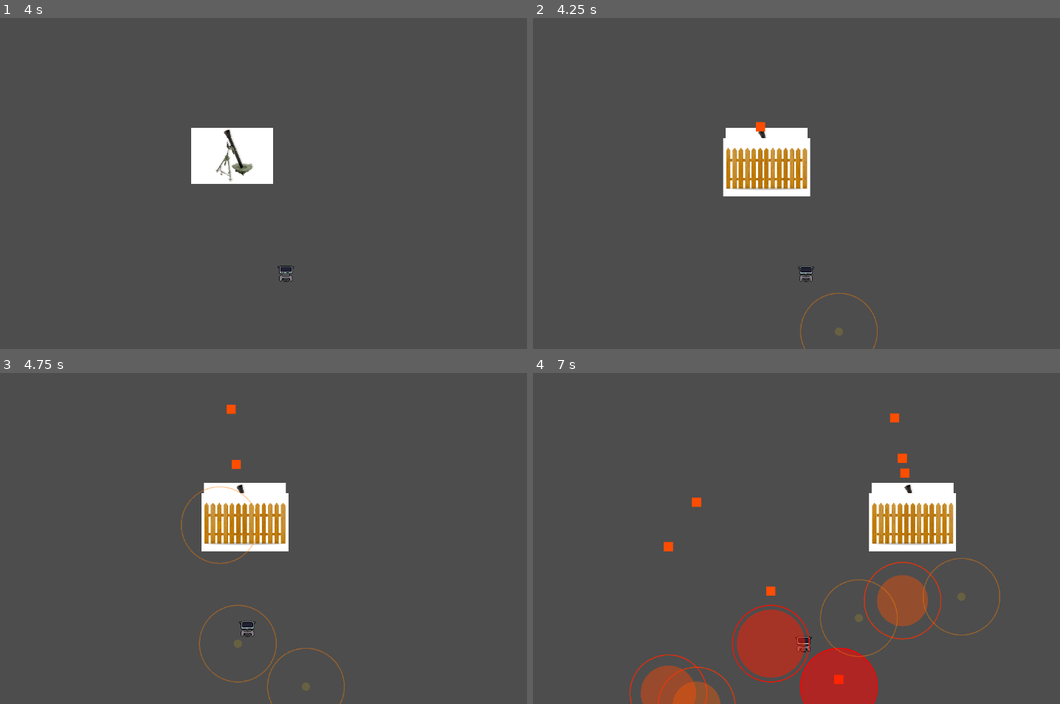
Above: before the commit, frames 1-4 (two rows, left to right).
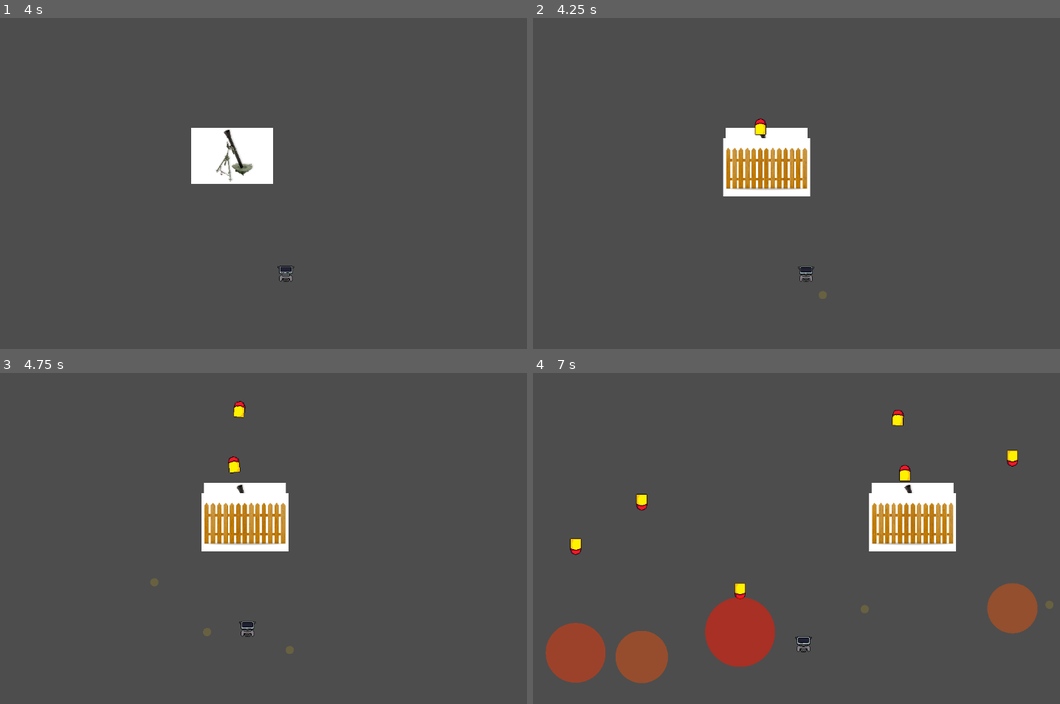
Above: after the commit, the same moments.

Repository: TheBlob35/Clanker-game
Game: Godot game, scene res://Boss Fights/Fight 1/Fight1.tscn
The game is run twice, just before and just after one commit, with the same random seed, the same clock (stepped at 60 frames per second) and the same inputs. This scene is started directly instead of the project's main scene.
Inputs:
- Up to frame 1 (4 s): tap Enter at 0.5 s; hold D (Right) 0.53-1.28 s; hold S (Down) 1.28-2.03 s; hold D (Right) 2.03-2.78 s; hold W (Up) 2.78-3.53 s; hold A (Left) from 3.53 s (still down)
- Up to frame 2 (4.25 s): keep holding A (Left)
- Up to frame 3 (4.75 s): keep holding A (Left)
- Up to frame 4 (7 s): release A (Left) at 5.03 s; hold S (Down) 5.03-5.78 s; hold D (Right) 5.78-6.53 s; hold W (Up) from 6.53 s (still down)

Frame 1 is identical in both runs. In frame 2, 0.2% of the frame differs, in the area x 42-66%, y 30-100%; in frame 3, 0.8%; in frame 4, 12%, in the area x 2-99%, y 11-100%.

Commit message:
Reorganize boss files into subfolders, add tracker skeleton
- Move bullet, mortar, warning into Bullet/ Mortar/ subfolders
- Add Tracker/ folder with tracker scene skeleton
- Fix preload paths in boss.gd to match new structure
- Fix mortar xSpeed init moved to _ready(), add rotation to movement
- Phase 3 skeleton, gatling burst/reload, mortar target uses arena bounds

Co-Authored-By: Claude Sonnet 4.6 <noreply@anthropic.com>

Diff:
--- a/clanker-game/Bosses/Boss 1/bullet.tscn
+++ b/clanker-game/Bosses/Boss 1/Bullet/bullet.tscn
@@ -1,6 +1,6 @@
 [gd_scene format=3 uid="uid://c36hmi17tmi1o"]
 
-[ext_resource type="Script" uid="uid://drwqsfyjprfw1" path="res://Bosses/Boss 1/bullet.gd" id="1_rovkg"]
+[ext_resource type="Script" uid="uid://drwqsfyjprfw1" path="res://Bosses/Boss 1/Bullet/bullet.gd" id="1_rovkg"]
 
 [sub_resource type="RectangleShape2D" id="RectangleShape2D_r4rtx"]
 size = Vector2(30, 3)
--- a/clanker-game/Bosses/Boss 1/mortar_bullet.gd
+++ b/clanker-game/Bosses/Boss 1/Mortar/mortar_bullet.gd
@@ -1,6 +1,7 @@
 extends Area2D
 
 const UP_SPEED = 500.0
+const HORIZONTAL_SPEED_RANGE = 100.0
 const DOWN_SPEED = 400.0
 const UP_TIME = 0.5
 const BLAST_RADIUS = 75.0
@@ -8,15 +9,17 @@
 
 var damage := 30
 var target_pos := Vector2.ZERO
+var xSpeed := 0.0
 
 var _timer := 0.0
 var _falling := false
 var _player: CharacterBody2D = null
 var _warning: Node2D = null
 
-const WARNING_SCRIPT = preload("res://Bosses/Boss 1/mortar_warning.gd")
+const WARNING_SCRIPT = preload("res://Bosses/Boss 1/Mortar/mortar_warning.gd")
 
 func _ready():
+	xSpeed = randf_range(-HORIZONTAL_SPEED_RANGE, HORIZONTAL_SPEED_RANGE)
 	_player = get_tree().get_first_node_in_group("player")
 
 	_warning = Node2D.new()
@@ -27,14 +30,16 @@
 
 func _physics_process(delta):
 	_timer += delta
-
 	if not _falling:
 		position.y -= UP_SPEED * delta
+		position.x -= xSpeed * delta
+		rotation = Vector2(-xSpeed, -UP_SPEED).angle()
 		if _timer >= UP_TIME:
 			_falling = true
 			global_position = Vector2(target_pos.x, FALL_START_Y)
 	else:
 		position.y += DOWN_SPEED * delta
+		rotation = Vector2(0, DOWN_SPEED).angle()
 		var fall_progress = (global_position.y - FALL_START_Y) / (target_pos.y - FALL_START_Y)
 		if _warning:
 			_warning.set_progress(fall_progress)
--- /dev/null
+++ b/clanker-game/Bosses/Boss 1/Mortar/mortar_bullet.tscn
@@ -0,0 +1,20 @@
+[gd_scene format=3 uid="uid://dik3ml4tbokoj"]
+
+[ext_resource type="Script" uid="uid://disrq5hdbua0y" path="res://Bosses/Boss 1/Mortar/mortar_bullet.gd" id="1_842wy"]
+[ext_resource type="Texture2D" uid="uid://cigtoyja3qfon" path="res://Bosses/Boss 1/Mortar/pixil-frame-0.png" id="2_vvjgs"]
+
+[sub_resource type="RectangleShape2D" id="RectangleShape2D_mortar"]
+size = Vector2(25, 22)
+
+[node name="Area2D" type="Area2D" unique_id=2012489483]
+script = ExtResource("1_842wy")
+
+[node name="CollisionShape2D" type="CollisionShape2D" parent="." unique_id=2123316850]
+position = Vector2(-3.5, 0)
+shape = SubResource("RectangleShape2D_mortar")
+
+[node name="Sprite2D" type="Sprite2D" parent="." unique_id=1460519845]
+rotation = -1.5707964
+texture = ExtResource("2_vvjgs")
+
+[node name="Area2D" type="Area2D" parent="." unique_id=1207958287]
--- a/clanker-game/Bosses/Boss 1/mortar_warning.gd
+++ b/clanker-game/Bosses/Boss 1/Mortar/mortar_warning.gd
@@ -6,9 +6,7 @@
 func _draw():
 	var r = lerp(8.0, max_radius, progress)
 	var fill_color = Color(1.0, lerp(0.85, 0.0, progress), 0.0, lerp(0.15, 0.55, progress))
-	var ring_color = Color(1.0, lerp(0.5, 0.0, progress), 0.0, lerp(0.4, 1.0, progress))
 	draw_circle(Vector2.ZERO, r, fill_color)
-	draw_arc(Vector2.ZERO, max_radius, 0.0, TAU, 48, ring_color, 2.0)
 
 func set_progress(p: float):
 	progress = clamp(p, 0.0, 1.0)
--- /dev/null
+++ b/clanker-game/Bosses/Boss 1/Tracker/tracker.gd
@@ -0,0 +1,24 @@
+extends Area2D
+
+const SPEED = 300.0
+const LIFETIME = 4.0
+
+var direction := Vector2.ZERO
+var damage := 10
+
+var _age := 0.0
+
+func _ready():
+	body_entered.connect(_on_body_entered)
+	rotation = direction.angle()
+
+func _physics_process(delta):
+	position += direction * SPEED * delta
+	_age += delta
+	if _age >= LIFETIME:
+		queue_free()
+
+func _on_body_entered(body):
+	if body.is_in_group("player"):
+		body.take_damage(damage)
+		queue_free()
--- /dev/null
+++ b/clanker-game/Bosses/Boss 1/Tracker/tracker.tscn
@@ -0,0 +1,20 @@
+[gd_scene format=3 uid="uid://db73pq54vipw"]
+
+[ext_resource type="Script" uid="uid://bdhtru77nqdjr" path="res://Bosses/Boss 1/Tracker/tracker.gd" id="1_tcf3h"]
+
+[sub_resource type="RectangleShape2D" id="RectangleShape2D_neq7y"]
+size = Vector2(30, 3)
+
+[node name="Tracker" type="Area2D" unique_id=1987495123]
+script = ExtResource("1_tcf3h")
+
+[node name="ColorRect" type="ColorRect" parent="." unique_id=641204400]
+offset_right = 3.0
+offset_bottom = 3.0
+color = Color(1, 0, 0, 1)
+
+[node name="CollisionShape2D" type="CollisionShape2D" parent="." unique_id=1580502487]
+visible = false
+position = Vector2(1.5, 1.5)
+scale = Vector2(0.1, 1)
+shape = SubResource("RectangleShape2D_neq7y")
--- a/clanker-game/Bosses/Boss 1/boss.gd
+++ b/clanker-game/Bosses/Boss 1/boss.gd
@@ -37,8 +37,8 @@
 @onready var barrel: Marker2D = $Marker2D
 @onready var shield: Area2D = $Area2D
 
-const BULLET = preload("res://Bosses/Boss 1/bullet.tscn")
-const MORTAR_BULLET = preload("res://Bosses/Boss 1/mortar_bullet.tscn")
+const BULLET = preload("res://Bosses/Boss 1/Bullet/bullet.tscn")
+const MORTAR_BULLET = preload("res://Bosses/Boss 1/Mortar/mortar_bullet.tscn")
 
 func _ready():
 	player = get_tree().get_first_node_in_group("player")
@@ -132,7 +132,10 @@
 func _phase_three(delta):
 	# TODO: movement (faster sweeps?)
 	# TODO: attack pattern
+	match _move_state:
+		pass
 	pass
+
 
 func _start_sweep():
 	_sweep_time = randf_range(2, 3.5)
@@ -156,9 +159,9 @@
 
 func _shoot_mortar():
 	var bullet = MORTAR_BULLET.instantiate()
-	bullet.target_pos = player.global_position + Vector2(
-		randf_range(-320.0, 320.0),
-		randf_range(-250.0, 250.0)
+	bullet.target_pos = Vector2(
+		randf_range(0, 1152),
+		randf_range(390, 600)
 	)
 
 	bullet.damage = 30
--- a/clanker-game/Bosses/Boss 1/mortar_bullet.tscn
+++ /dev/null
@@ -1,19 +0,0 @@
-[gd_scene format=3 uid="uid://dik3ml4tbokoj"]
-
-[ext_resource type="Script" uid="uid://disrq5hdbua0y" path="res://Bosses/Boss 1/mortar_bullet.gd" id="1_842wy"]
-
-[sub_resource type="RectangleShape2D" id="RectangleShape2D_mortar"]
-size = Vector2(18, 18)
-
-[node name="Area2D" type="Area2D" unique_id=2012489483]
-script = ExtResource("1_842wy")
-
-[node name="ColorRect" type="ColorRect" parent="." unique_id=959614202]
-offset_left = -9.0
-offset_top = -9.0
-offset_right = 9.0
-offset_bottom = 9.0
-color = Color(1, 0.3, 0, 1)
-
-[node name="CollisionShape2D" type="CollisionShape2D" parent="." unique_id=2123316850]
-shape = SubResource("RectangleShape2D_mortar")
Renamed: clanker-game/Bosses/Boss 1/bullet.gd -> clanker-game/Bosses/Boss 1/Bullet/bullet.gd
Renamed: clanker-game/Bosses/Boss 1/bullet.gd.uid -> clanker-game/Bosses/Boss 1/Bullet/bullet.gd.uid
Renamed: clanker-game/Bosses/Boss 1/mortar_bullet.gd.uid -> clanker-game/Bosses/Boss 1/Mortar/mortar_bullet.gd.uid
Renamed: clanker-game/Bosses/Boss 1/mortar_warning.gd.uid -> clanker-game/Bosses/Boss 1/Mortar/mortar_warning.gd.uid
Binary file added: clanker-game/Bosses/Boss 1/Mortar/pixil-frame-0.png
Not shown, added: clanker-game/Bosses/Boss 1/Mortar/pixil-frame-0.png.import
Not shown, added: clanker-game/Bosses/Boss 1/Tracker/tracker.gd.uid
